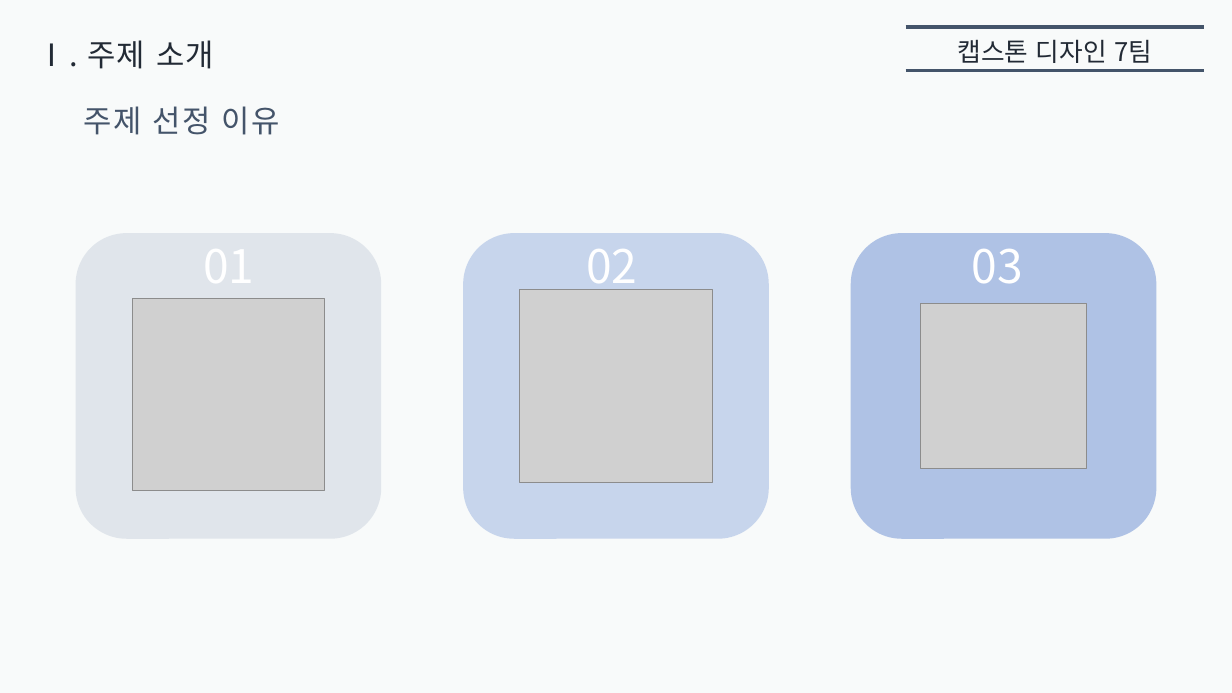
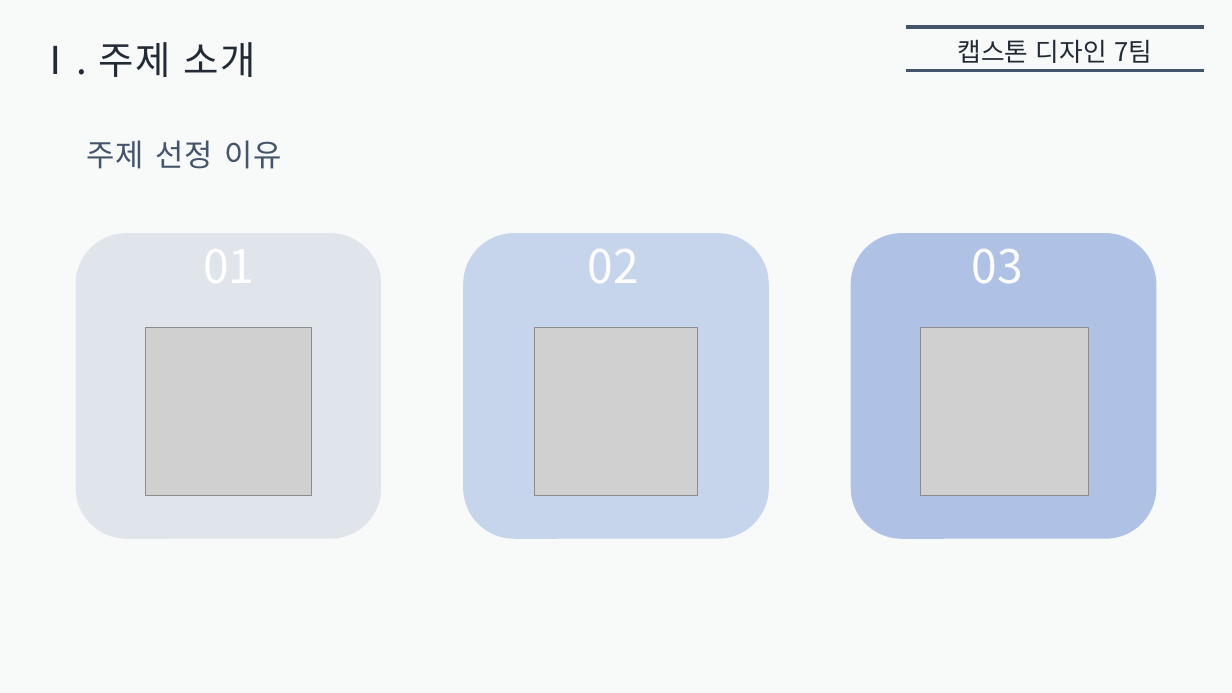
Before and after one commit to inwoo2ya/wormgame, a slide deck: slide 3 of 중간발표.pptx. Drawn at 1232x693 pixels with LibreOffice and Linux fonts; fonts in the diff are those of the drawing; grey boxes stand for pictures. Boxes give left, top, right and bottom in pixels: in the first picture for what was removed or moved away, otherwise in the second. Text is boxed around its words. In the diff, an @@ line names an element or a change of style, - is before the commit and + after.

```diff
--- a/중간발표.pptx
+++ b/중간발표.pptx
@@ text "Ⅰ. 주제 소개" at bbox=[37, 42, 256, 77]: size 24 to 30 pt @@
@@ text "주제 선정 이유": place and size @@
-text "주제 선정 이유" at bbox=[84, 106, 280, 135]
+text "주제 선정 이유" at bbox=[86, 140, 282, 169]
@@ text "02" rewrapped from bbox=[586, 249, 637, 290] to bbox=[588, 249, 639, 283] @@
@@ picture: place and size @@
-picture at bbox=[132, 299, 324, 491]
+picture at bbox=[146, 328, 311, 495]
@@ picture: place and size @@
-picture at bbox=[519, 290, 712, 482]
+picture at bbox=[534, 328, 697, 495]
@@ picture: place and size @@
-picture at bbox=[921, 303, 1086, 469]
+picture at bbox=[921, 328, 1088, 495]
```
Also in this commit, not shown: 18 other slides changed.
